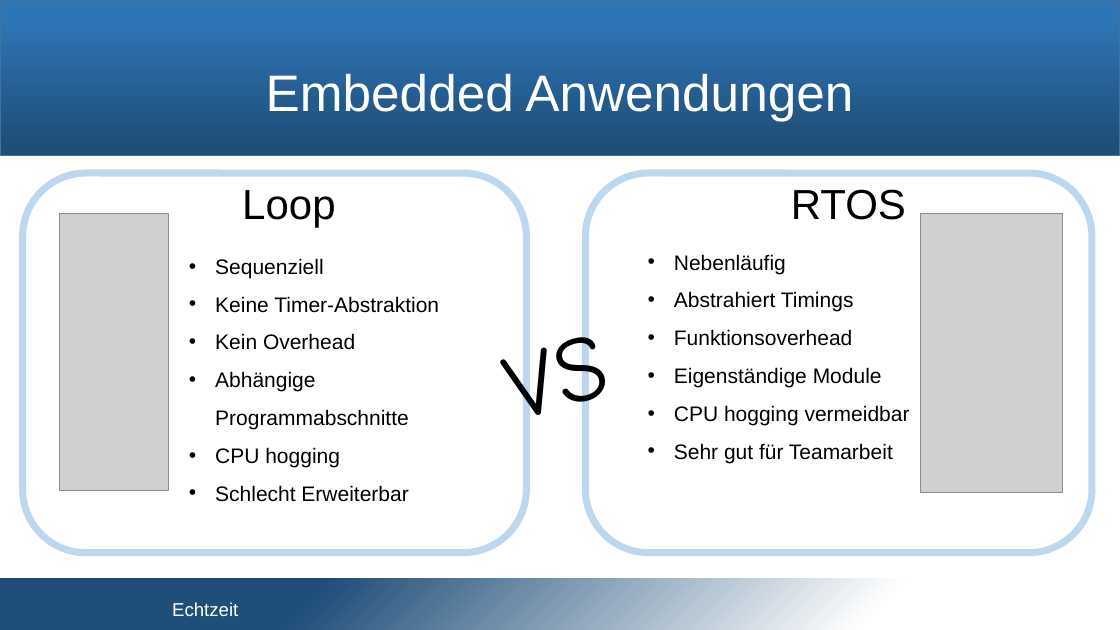
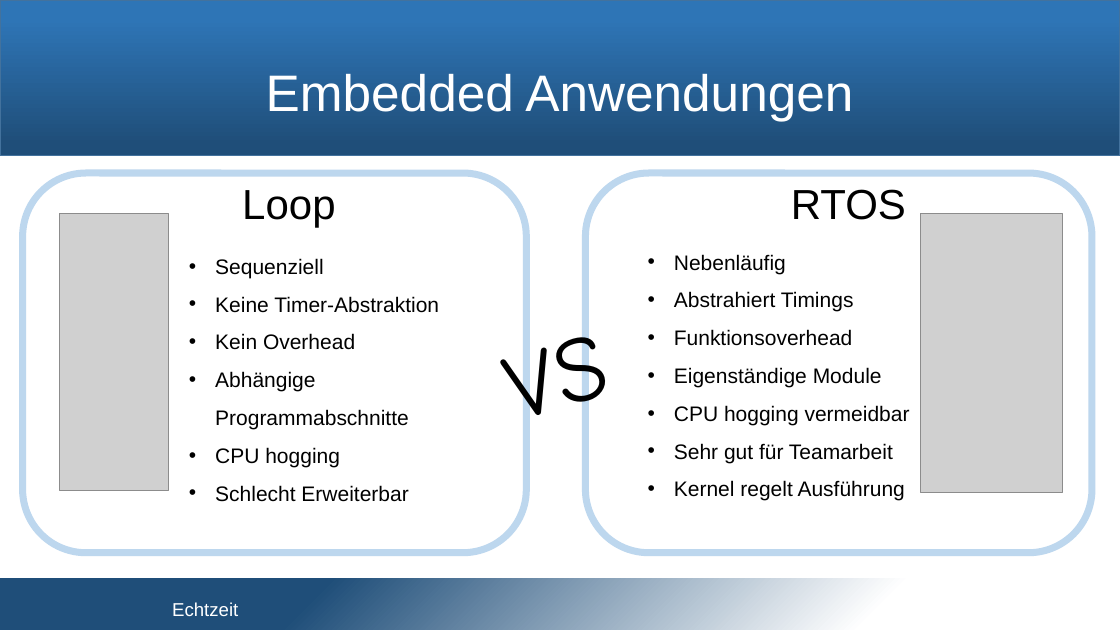
Before and after one commit to snobz/Seminar_BS_2017, a slide deck: slide 5 of Päsi/Seminar Betriebssysteme.pptx. Drawn at 1120x630 pixels with LibreOffice and Linux fonts; fonts in the diff are those of the drawing; grey boxes stand for pictures; background and template pictures are left out. Boxes give left, top, right and bottom in pixels: in the first picture for what was removed or moved away, otherwise in the second. Text is boxed around its words. In the diff, an @@ line names an element or a change of style, - is before the commit and + after.

```diff
--- a/Päsi/Seminar Betriebssysteme.pptx
+++ b/Päsi/Seminar Betriebssysteme.pptx
@@ text at [674,480,905,501]: paragraph added @@
+• Kernel regelt Ausführung
```
Also in this commit, not shown: 6 other slides changed.
